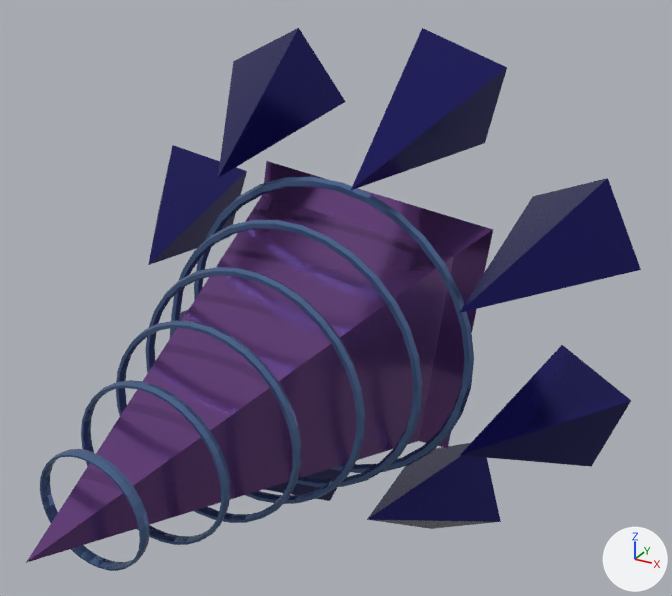
The OBJ model Project/Resources/Models/Enemy/Enemy.obj as it was, and as the next commit left it.
Rendered twice from a 50 mm camera at (1.91, -2.91, 1.87) aimed at (0.23, 0.14, 0.34). Every picture has the same lights, and +X, +Y and +Z are marked at lower right. The first picture is the older version. Where no turn or scale is listed for an object, it has been applied to the vertices.

The scene before the commit, as lines of its bpy script (objects in view):
```python
mat_ring = principled_material('Ring')
mat_ring.base_color = (0.107, 0.189, 0.391)  # blue #5c78a8
mat_ring.metallic = 0.7
mat_ring.roughness = 0.2
mat_マテリアル = principled_material('マテリアル')
mat_マテリアル.base_color = (0.0136, 0.0113, 0.146)  # dark blue #1f1c6b
mat_マテリアル.metallic = 0.7
mat_マテリアル.roughness = 0.2
me_トーラス_004 = bpy.data.meshes.new('トーラス.004')
me_トーラス_004.from_pydata(...)  # 1152 vertices, 1152 faces; spans x -0.73..0.73, y -1.1..0.47, z -0.73..0.73
me_トーラス_004.materials.append(mat_ring)  # blue #5c78a8
me_立方体 = bpy.data.meshes.new('立方体')
me_立方体.from_pydata(...)  # 13 vertices, 13 faces; spans x -0.66..0.66, y -1.38..0.97, z -0.66..0.66
me_立方体.materials.append(mat_material_001)  # purple #764c90
me_立方体_001 = bpy.data.meshes.new('立方体.001')
me_立方体_001.from_pydata(...)  # 40 vertices, 40 faces; spans x -1.32..1.32, y 0.2..1.07, z -1.32..1.32
me_立方体_001.materials.append(mat_マテリアル)  # dark blue #1f1c6b
ob_トーラス_004 = bpy.data.objects.new('トーラス.004', me_トーラス_004)
ob_トーラス_004.location = (0.0, 0.0, 0.0)
ob_立方体 = bpy.data.objects.new('立方体', me_立方体)
ob_立方体.location = (0.0, 0.0, 0.0)
ob_立方体_001 = bpy.data.objects.new('立方体.001', me_立方体_001)
ob_立方体_001.location = (0.0, 0.0, 0.0)
```
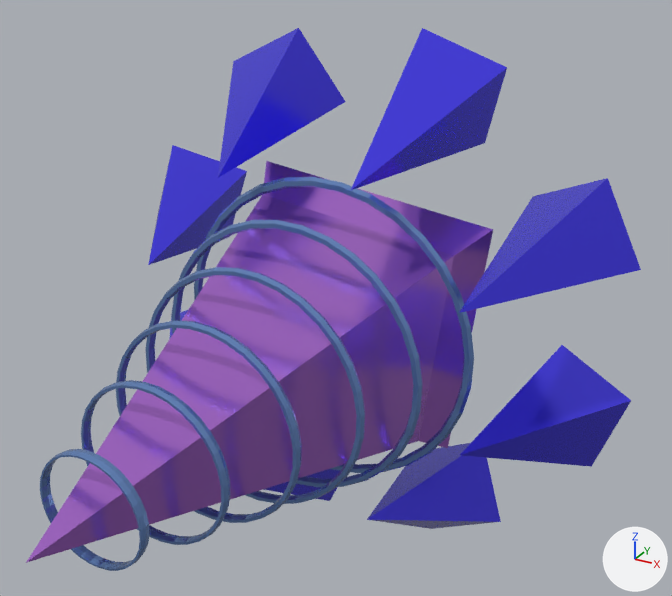
Diff of the bpy script that builds the scene:
```diff
--- a/Project/Resources/Models/Enemy/Enemy.obj.py
+++ b/Project/Resources/Models/Enemy/Enemy.obj.py
@@ mat_ring @@
 mat_ring = principled_material('Ring')
-mat_ring.base_color = (0.107, 0.189, 0.391)  # blue #5c78a8
+mat_ring.base_color = (0.184, 0.328, 0.689)  # blue #779bd8
 mat_ring.metallic = 0.7
@@ mat_マテリアル @@
 mat_マテリアル = principled_material('マテリアル')
-mat_マテリアル.base_color = (0.0136, 0.0113, 0.146)  # dark blue #1f1c6b
+mat_マテリアル.base_color = (0.079, 0.0616, 1.0)  # blue #4f46ff
 mat_マテリアル.metallic = 0.7
@@ mat_material_003 @@
+mat_material_003 = principled_material('Material.003')
+mat_material_003.base_color = (0.5, 0.188, 0.772)  # purple #bc78e4
+mat_material_003.metallic = 0.7
+mat_material_003.roughness = 0.2
@@ me_立方体 @@
 me_立方体.from_pydata(...)  # 13 vertices, 13 faces; spans x -0.66..0.66, y -1.38..0.97, z -0.66..0.66
-me_立方体.materials.append(mat_material_001)  # purple #764c90
+me_立方体.materials.append(mat_material_003)  # purple #bc78e4
```

Boxes (x1, y1, x2, y2) around the edits, measured in the pictures (672 x 596 px):
'立方体', recoloured (lighter): (26, 161, 493, 563) in both
'立方体.001', recoloured (dark blue to blue): (148, 28, 641, 529) in both
'トーラス.004', recoloured: (40, 177, 474, 571) in both
